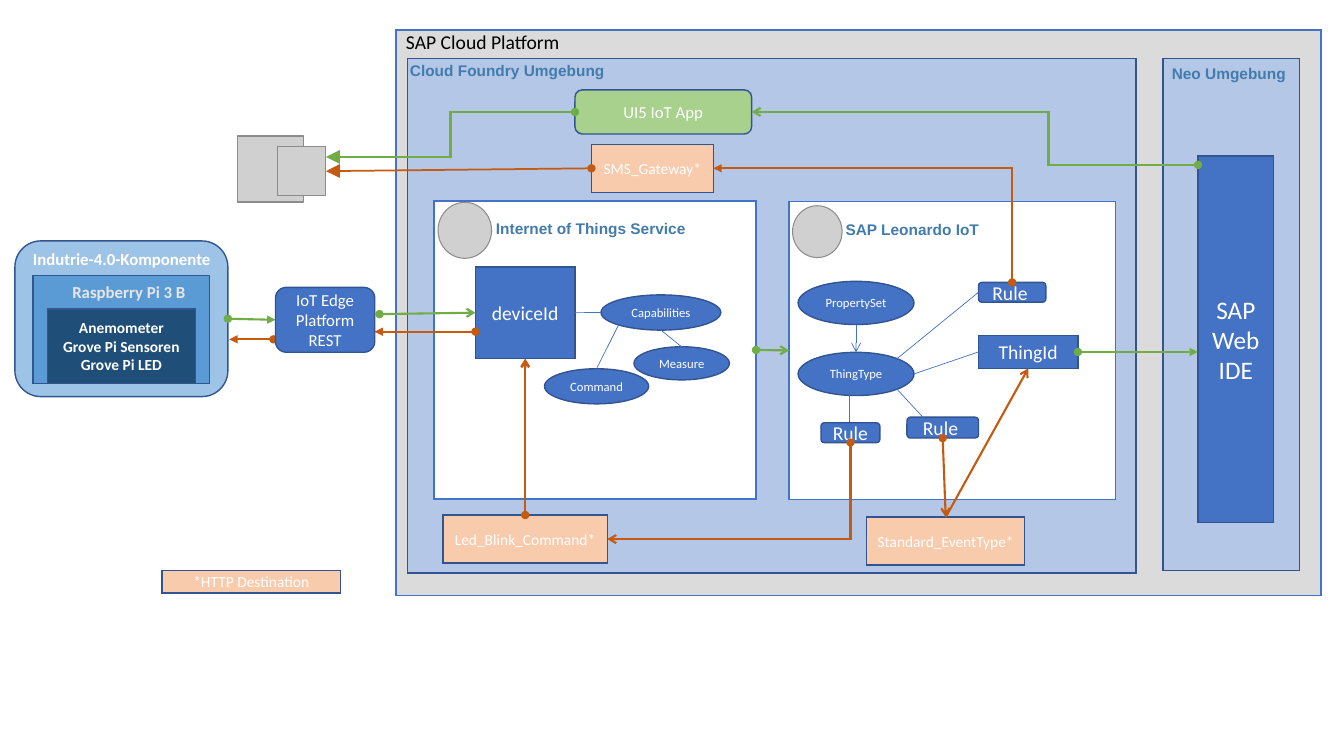
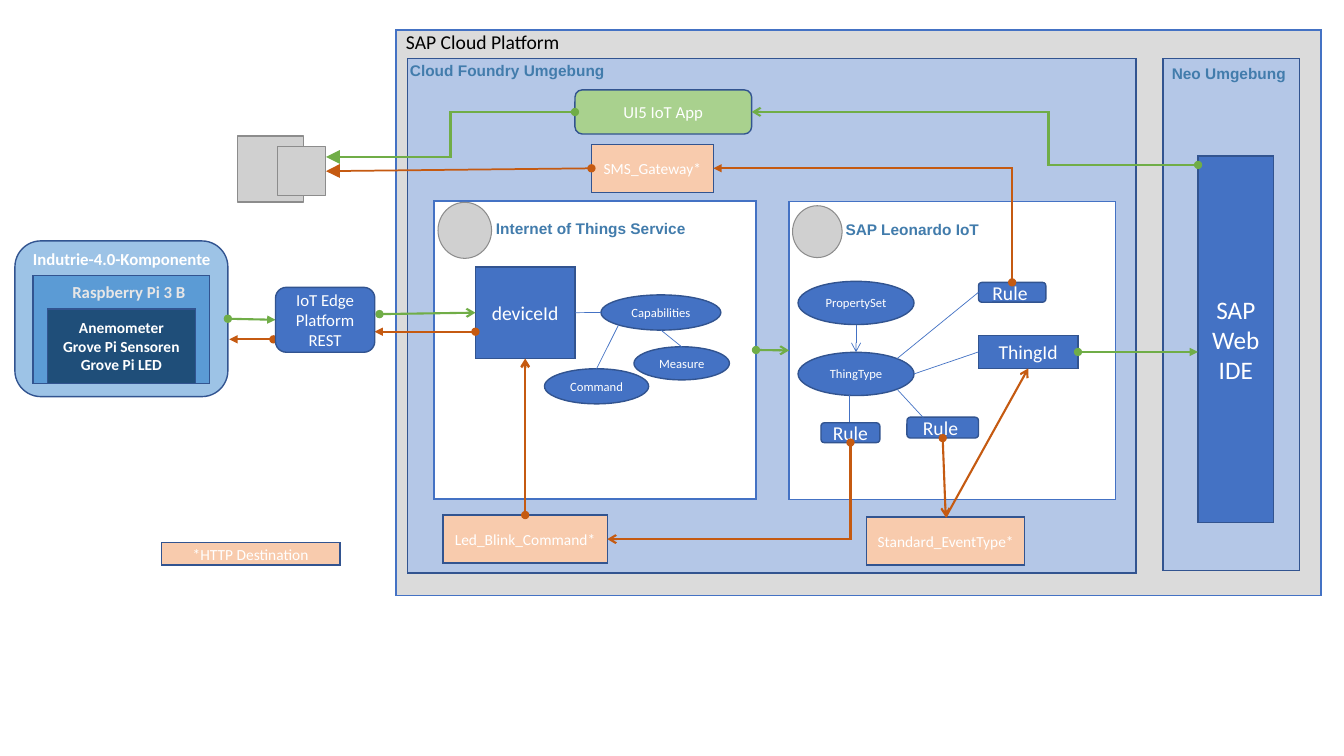
Before and after one commit to kueben96/bachelor-thesis, a slide deck: slide 14 of presentations/models.pptx. Drawn at 1344x756 pixels with LibreOffice and Linux fonts; fonts in the diff are those of the drawing; grey boxes stand for pictures. Boxes give left, top, right and bottom in pixels: in the first picture for what was removed or moved away, otherwise in the second. Text is boxed around its words. In the diff, an @@ line names an element or a change of style, - is before the commit and + after.

Commit message:
feat: PRESENTATION

```diff
--- a/presentations/models.pptx
+++ b/presentations/models.pptx
@@ rectangle "*HTTP Destination": place and size @@
-rectangle "*HTTP Destination" at [162,571,341,593]
+rectangle "*HTTP Destination" at [161,542,340,565]
```
Also in this commit, not shown: 1 other slide changed, 7 other files.
